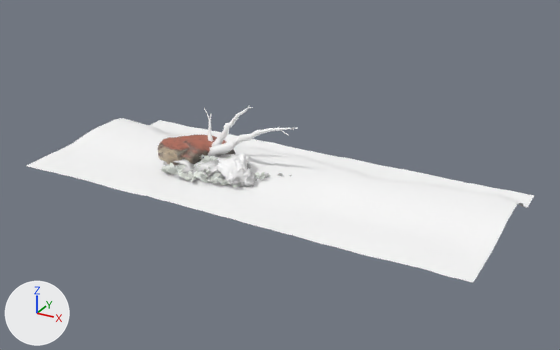
Before and after pictures for a commit that changed the glTF model habitat/assets/slice-c/environment.glb.
Both versions are drawn from a camera (50 mm lens) standing at (13.51, -22.7, 10.57) and looking at (0.35, 1.23, -1.39). The axes (+X, +Y, +Z) are drawn at lower left. The lights are the same throughout. The first picture is the older version.

The scene before the commit, as lines of its bpy script (objects in view):
```python
me_slice_c_boulder = bpy.data.meshes.new('slice-c-boulder')
me_slice_c_boulder.from_pydata(...)  # 2602 vertices, 5200 faces; spans x -1.8..0.07, y -0.67..1.23, z -1.56..-0.43
me_slice_c_boulder.materials.append(mat_defaultmaterial)
me_slice_c_rock_09 = bpy.data.meshes.new('slice-c-rock-09')
me_slice_c_rock_09.from_pydata(...)  # 1904 vertices, 3800 faces; spans x -4.13..-0.94, y -0.67..1.08, z -1.46..-0.88
me_slice_c_rock_09.materials.append(mat_defaultmaterial_003)
me_slice_c_wood = bpy.data.meshes.new('slice-c-wood')
me_slice_c_wood.from_pydata(...)  # 2745 vertices, 5176 faces; spans x -3.48..1.1, y -0.02..1.85, z -1.3..1.14
me_slice_c_wood.materials.append(mat_defaultmaterial_006)
ob_slice_c_boulder = bpy.data.objects.new('slice-c-boulder', me_slice_c_boulder)
ob_slice_c_boulder.location = (0.0, 0.0, 0.0)
ob_slice_c_rock_09 = bpy.data.objects.new('slice-c-rock-09', me_slice_c_rock_09)
ob_slice_c_rock_09.location = (0.0, 0.0, 0.0)
ob_slice_c_wood = bpy.data.objects.new('slice-c-wood', me_slice_c_wood)
ob_slice_c_wood.location = (0.0, 0.0, 0.0)
# also in view: 'slice-c-rock-07' at (-3.11, 0.91, -0.98); 'slice-c-leaves' at (-2.03, 0.64, -1.04); 'slice-c-substrate' at (0.0, 1.65, -1.6)
```
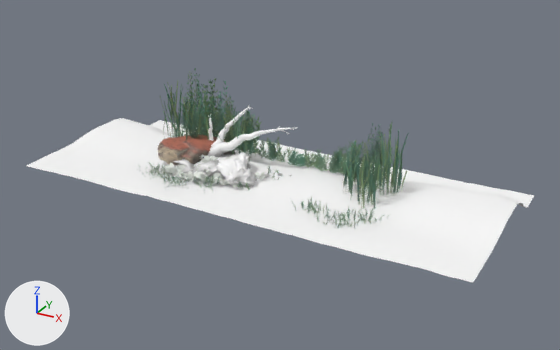
The edits, one by one:
Mesh me_slice_c_growth is new.
It has 34656 vertices, 23644 faces and spans x -5.44..5.39, y -1.87..2.54, z -1.58..2.01.
It uses material mat_defaultmaterial_001.
Object 'slice-c-growth' (ob_slice_c_growth) is new; it shows me_slice_c_growth.
Its location is (0.0, 0.0, 0.0).

Changed parts and their boxes (x1, y1, x2, y2) in the pictures (560 x 350 px):
'slice-c-growth', added (green): after (137, 68, 408, 229)
